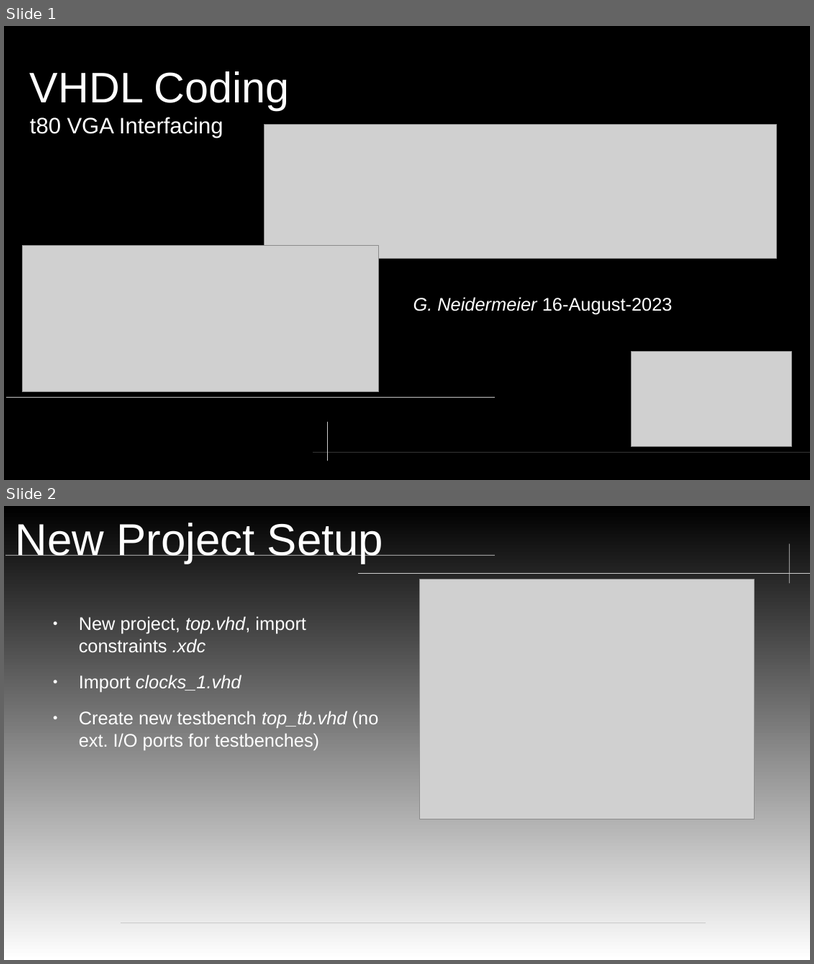
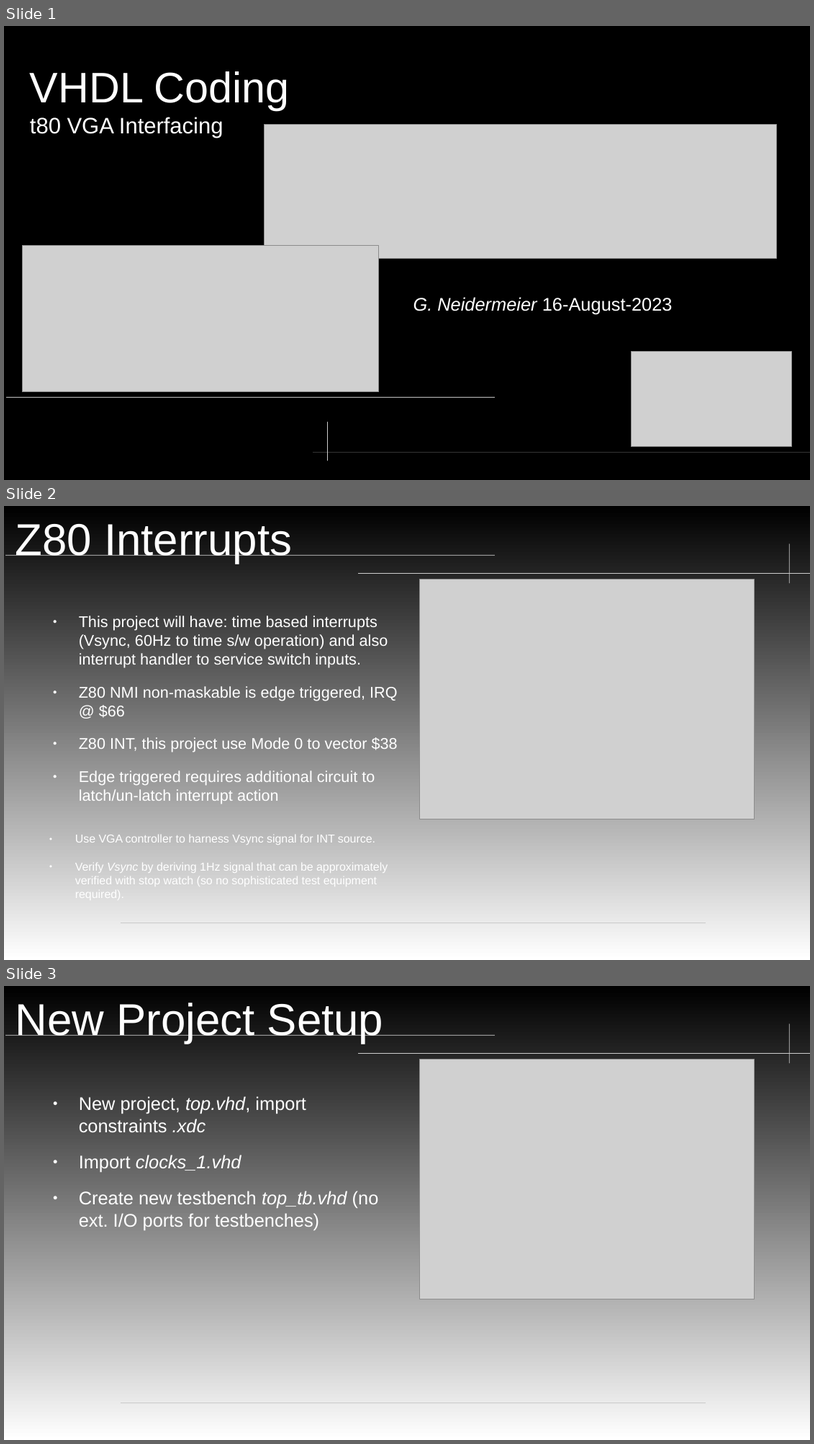
Before and after one commit to neiderm/retro_comp_fpga, a slide deck: docs/soc_t80_cpu_IRQ.odp. Shown one above the other, each under a label of ours: slides 1 and 2 before the commit, slides 1, 2 and 3 after it. The pictures are 814x964 and 814x1444 pixels, drawn with LibreOffice and Linux fonts; fonts in the diff are those of the drawing; grey boxes stand for pictures; background and template pictures are left out. Boxes give left, top, right and bottom in pixels: in the first picture for what was removed or moved away, otherwise in the second. Text is boxed around its words. In the diff, an @@ line names an element or a change of style, - is before the commit and + after.

Commit message:
Vsync pulse

```diff
--- a/docs/soc_t80_cpu_IRQ.odp
+++ b/docs/soc_t80_cpu_IRQ.odp
@@ slide 2 added at bbox=[4, 506, 810, 960], background gradient #FFFFFF to #000000; not listed: 4 template elements that a slide beside it also shows @@
@@ title added at bbox=[16, 524, 292, 564], 43.8 pt, text #FFFFFF @@
+Z80 Interrupts
@@ picture added at bbox=[419, 579, 754, 819] @@
@@ text added at bbox=[79, 615, 398, 804], 15.3 pt, text #FFFFFF @@
+● This project will have: time based interrupts (Vsync, 60Hz to time s/w operation) and also interrupt handler to service switch inputs.
+● Z80 NMI non-maskable is edge triggered, IRQ @ $66
+● Z80 INT, this project use Mode 0 to vector $38
+● Edge triggered requires additional circuit to latch/un-latch interrupt action
@@ text added at bbox=[75, 834, 388, 901], 11.2 pt, text #FFFFFF @@
+● Use VGA controller to harness Vsync signal for INT source.
+● Verify Vsync by deriving 1Hz signal that can be approximately verified with stop watch (so no sophisticated test equipment required).
@@ what was slide 2 is now slide 3 @@
```
Also in this commit, not shown: 4 other slides added.
